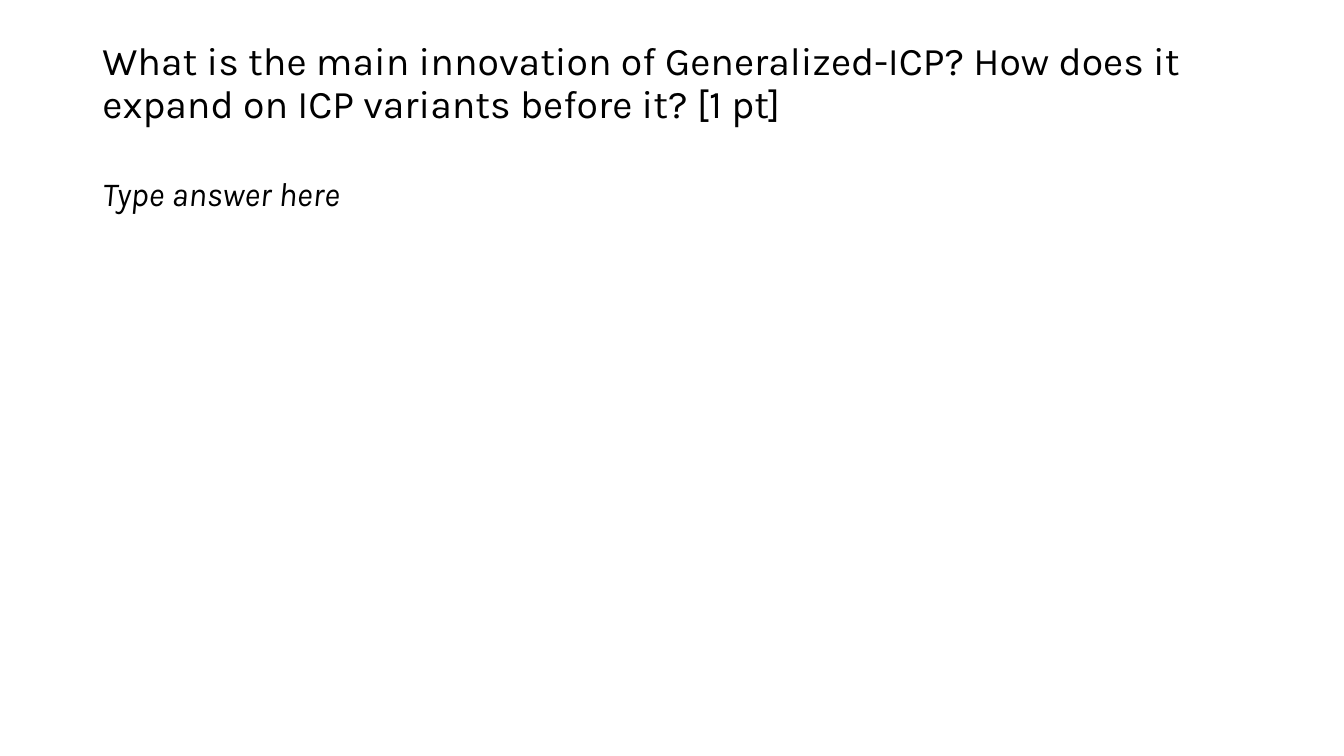
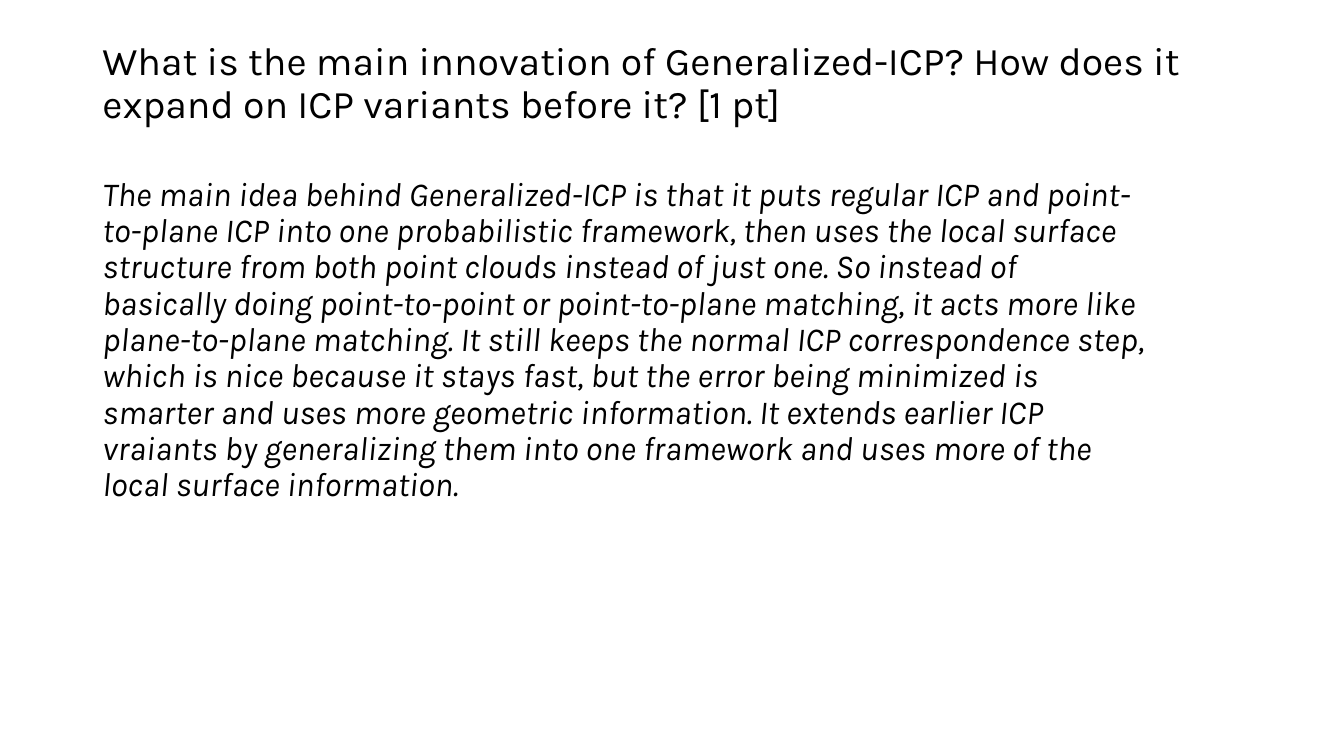
Before and after one commit to ojas-mediratta/Advanced-Mobile-Robotics, a slide deck: slide 2 of project_4a/reflection_questions.pptx. Drawn at 1344x756 pixels with LibreOffice and Linux fonts; fonts in the diff are those of the drawing. Boxes give left, top, right and bottom in pixels: in the first picture for what was removed or moved away, otherwise in the second. Text is boxed around its words. In the diff, an @@ line names an element or a change of style, - is before the commit and + after.

```diff
--- a/project_4a/reflection_questions.pptx
+++ b/project_4a/reflection_questions.pptx
@@ text at bbox=[102, 183, 1144, 497]: text changed @@
-Type answer here
+The main idea behind Generalized-ICP is that it puts regular ICP and point-to-plane ICP into one probabilistic framework, then uses the local surface structure from both point clouds instead of just one. So instead of basically doing point-to-point or point-to-plane matching, it acts more like plane-to-plane matching. It still keeps the normal ICP correspondence step, which is nice because it stays fast, but the error being minimized is smarter and uses more geometric information. It extends earlier ICP vraiants by generalizing them into one framework and uses more of the local surface information.
```
Also in this commit, not shown: 2 other slides changed, 6 other files.
